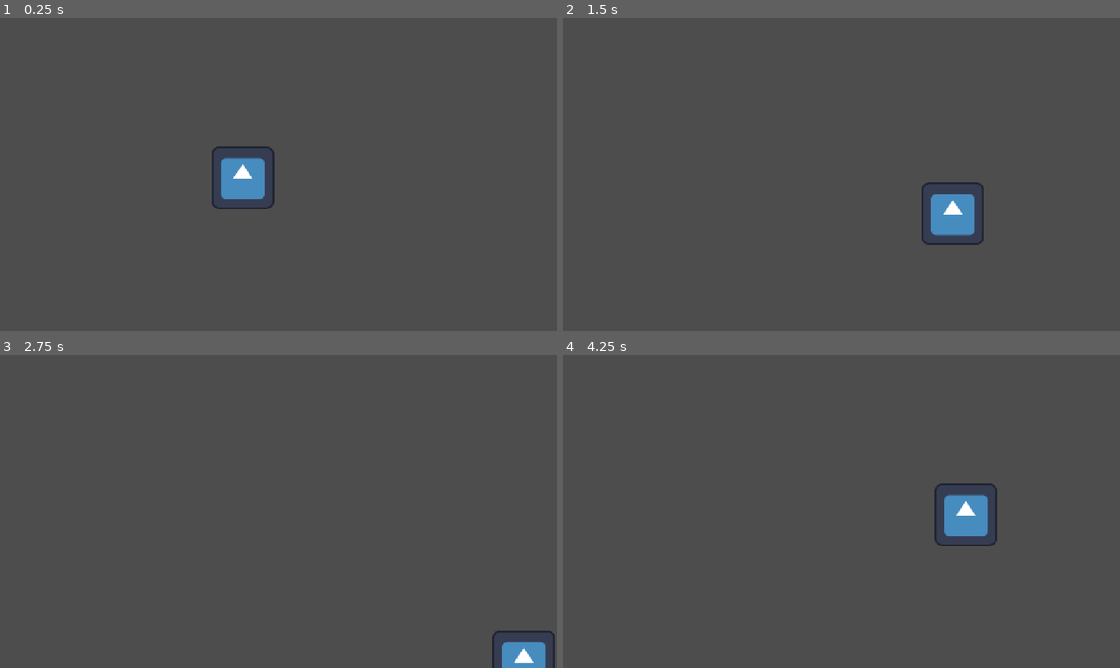
Above: before the commit, frames 1-4 (two rows, left to right).
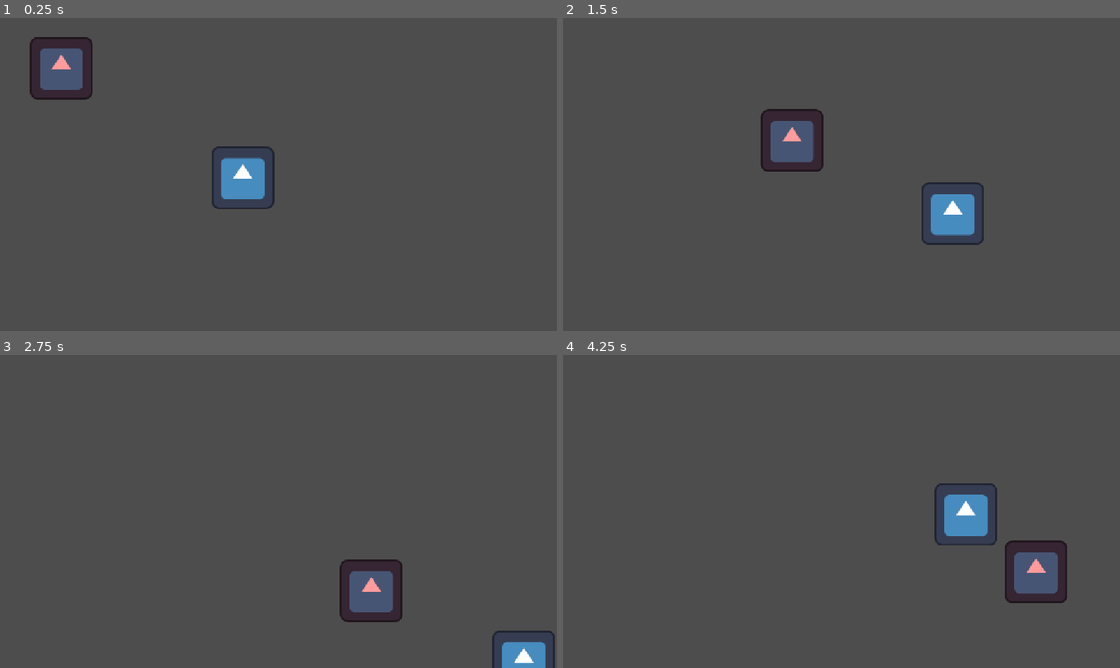
Above: after the commit, the same moments.

Repository: Enckripted/vampire-survivors-lite
Game: Godot game, scene res://main.tscn
The game is run twice, just before and just after one commit, with the same random seed, the same clock (stepped at 60 frames per second) and the same inputs. The engine's default icon, where the game draws it, is replaced by a stand-in: a white triangle on a blue panel in a dark square.
Inputs:
- Up to frame 1 (0.25 s): no input
- Up to frame 2 (1.5 s): hold Right (ui_right) 0.53-1.28 s; hold Down (ui_down) from 1.28 s (still down)
- Up to frame 3 (2.75 s): release Down (ui_down) at 2.03 s; hold Right (ui_right) from 2.03 s (still down)
- Up to frame 4 (4.25 s): release Right (ui_right) at 2.78 s; hold Up (ui_up) 2.78-3.53 s; hold Left (ui_left) from 3.53 s (still down)

The runs differ from the first frame. In frame 1, 2.2% of the frame differs, in the area x 5-17%, y 6-27%; in frame 2, 2.2%; in frame 3, 2.2%; in frame 4, 2.3%, in the area x 67-91%, y 44-80%.

Commit message:
feat: basic enemy with health and knockback

Diff:
--- /dev/null
+++ b/enemy.gd
@@ -0,0 +1,10 @@
+extends Entity
+
+@export var speed = 300
+
+func get_movement_velocity() -> Vector2:
+	if player == null:
+		return Vector2.ZERO
+
+	var direction = (player.position - position).normalized()
+	return speed * direction
--- /dev/null
+++ b/enemy.tscn
@@ -0,0 +1,23 @@
+[gd_scene format=3 uid="uid://du51owic3w7br"]
+
+[ext_resource type="Script" uid="uid://cvaxyli7slhqw" path="res://enemy.gd" id="1_4gyqm"]
+[ext_resource type="Texture2D" uid="uid://wqs7tx2l1onk" path="res://icon.svg" id="2_qi2p4"]
+
+[sub_resource type="GDScript" id="GDScript_i3pqv"]
+script/source = "extends Sprite2D
+"
+
+[sub_resource type="RectangleShape2D" id="RectangleShape2D_ty0te"]
+size = Vector2(128, 128)
+
+[node name="Enemy" type="CharacterBody2D" unique_id=1339468578]
+script = ExtResource("1_4gyqm")
+player_group_name = "player"
+
+[node name="Sprite2D" type="Sprite2D" parent="." unique_id=1967315049]
+modulate = Color(1, 0.60784316, 0.60784316, 1)
+texture = ExtResource("2_qi2p4")
+script = SubResource("GDScript_i3pqv")
+
+[node name="CollisionShape2D" type="CollisionShape2D" parent="." unique_id=530028931]
+shape = SubResource("RectangleShape2D_ty0te")
--- /dev/null
+++ b/entity.gd
@@ -0,0 +1,39 @@
+@abstract class_name Entity
+extends CharacterBody2D
+
+@export var max_health: int = 100
+@export var knockback_decay: int = 800
+@export var player_group_name: String
+
+var player: Node2D
+
+var health = max_health
+var knockback_velocity = Vector2.ZERO
+
+@abstract func get_movement_velocity() -> Vector2
+
+func take_damage(amount: int, impulse: Vector2) -> void:
+	health = max(health-amount, 0)
+	knockback_velocity = impulse
+
+	if health == 0:
+		kill()
+		return
+
+func kill() -> void:
+	queue_free()
+
+func _process(_delta: float) -> void:
+	if player == null:
+		player = get_tree().get_first_node_in_group(player_group_name)
+
+func _physics_process(delta: float) -> void:
+	if knockback_velocity.length() > 0: #do knockback first
+		velocity = knockback_velocity
+	else:
+		velocity = get_movement_velocity()
+	move_and_collide(velocity * delta)
+
+	knockback_velocity -= knockback_velocity.normalized() * min(knockback_velocity.length(), knockback_decay*delta)
+	if knockback_velocity.length() > 0:
+		print(knockback_velocity)
--- a/main.tscn
+++ b/main.tscn
@@ -1,8 +1,12 @@
 [gd_scene format=3 uid="uid://dthxuak5lwpbh"]
 
 [ext_resource type="PackedScene" uid="uid://cpjnnvaj0h0qo" path="res://player.tscn" id="1_ig7tw"]
+[ext_resource type="PackedScene" uid="uid://du51owic3w7br" path="res://enemy.tscn" id="2_0xm2m"]
 
 [node name="Node2D" type="Node2D" unique_id=362593964]
 
-[node name="Player" parent="." unique_id=1641185780 instance=ExtResource("1_ig7tw")]
+[node name="Player" parent="." unique_id=1641185780 groups=["player"] instance=ExtResource("1_ig7tw")]
 position = Vector2(511, 335)
+
+[node name="Enemy" parent="." unique_id=691447025 instance=ExtResource("2_0xm2m")]
+position = Vector2(81, 75)
--- a/player.gd
+++ b/player.gd
@@ -1,6 +1,6 @@
 extends CharacterBody2D
 
-var speed = 400
+@export var speed = 400
 
 func _init() -> void:
 	print("hello world")
--- a/project.godot
+++ b/project.godot
@@ -24,6 +24,10 @@
 
 project/assembly_name="vampire survivors lite"
 
+[global_group]
+
+player=""
+
 [physics]
 
 3d/physics_engine="Jolt Physics"
Not shown, added: enemy.gd.uid
Not shown, added: entity.gd.uid
